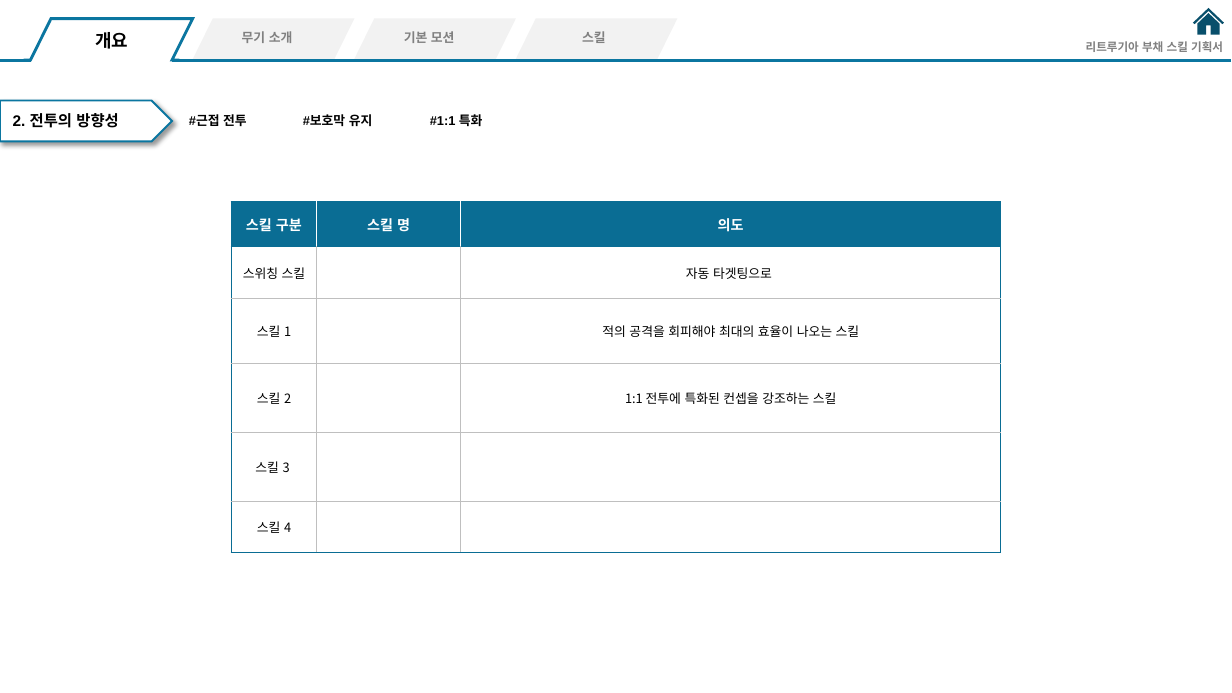
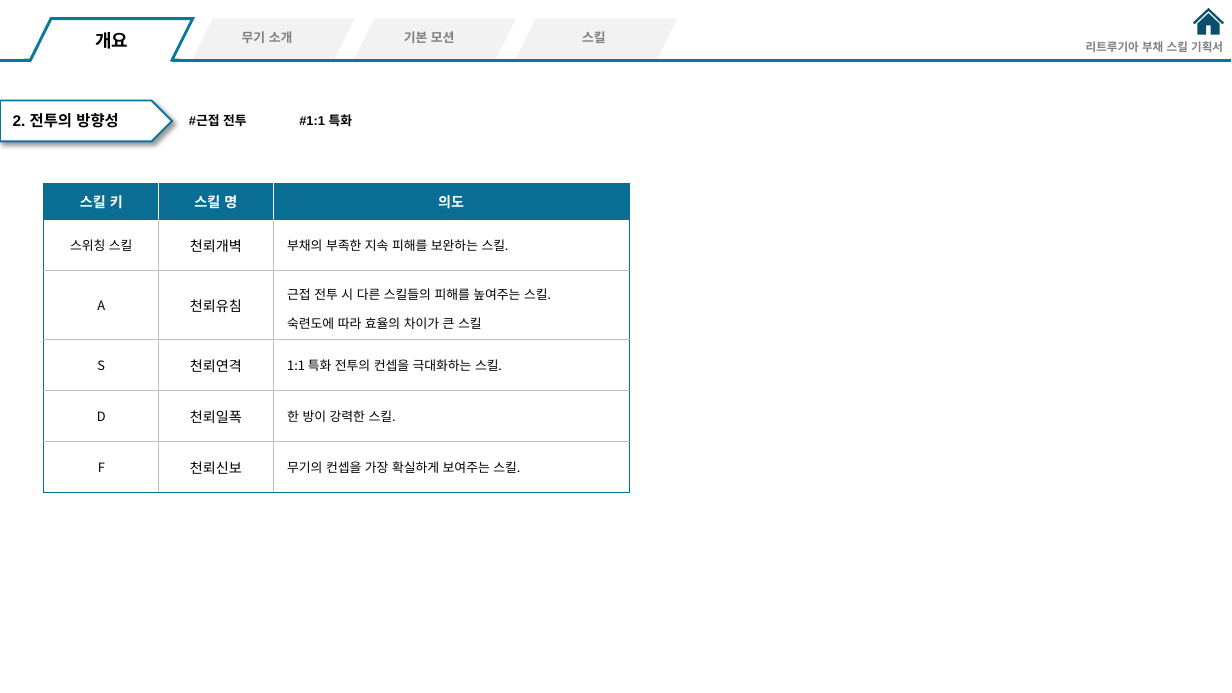
Before and after one commit to hjs0913/GameDesign, a slide deck: slide 4 of 액션&경영 RPG/스킬/리트루기아_부채스킬기획.pptx. Drawn at 1232x693 pixels with LibreOffice and Linux fonts; fonts in the diff are those of the drawing. Boxes give left, top, right and bottom in pixels: in the first picture for what was removed or moved away, otherwise in the second. Text is boxed around its words. In the diff, an @@ line names an element or a change of style, - is before the commit and + after.

Commit message:
부채 전투 방향성

```diff
--- a/액션&경영 RPG/스킬/리트루기아_부채스킬기획.pptx
+++ b/액션&경영 RPG/스킬/리트루기아_부채스킬기획.pptx
@@ text "#1:1 특화": place and size @@
-text "#1:1 특화" at [430, 114, 483, 126]
+text "#1:1 특화" at [299, 114, 353, 126]
@@ text removed at [303, 114, 373, 126] @@
-#보호막 유지
@@ table at [44, 183, 629, 492] @@
-row 1, column 1: 스킬 구분
+row 1, column 1: 스킬 키
-row 2, column 2: 
+row 2, column 2: 천뢰개벽
-row 2, column 3: 자동 타겟팅으로
+row 2, column 3: 부채의 부족한 지속 피해를 보완하는 스킬.
-row 3: 스킬 1 |  | 적의 공격을 회피해야 최대의 효율이 나오는 스킬
+row 3: A | 천뢰유침 | 근접 전투 시 다른 스킬들의 피해를 높여주는 스킬. / 숙련도에 따라 효율의 차이가 큰 스킬
-row 4: 스킬 2 |  | 1:1 전투에 특화된 컨셉을 강조하는 스킬
+row 4: S | 천뢰연격 | 1:1 특화 전투의 컨셉을 극대화하는 스킬.
-row 5: 스킬 3 |  | 
+row 5: D | 천뢰일폭 | 한 방이 강력한 스킬.
-row 6: 스킬 4 |  | 
+row 6: F | 천뢰신보 | 무기의 컨셉을 가장 확실하게 보여주는 스킬.
@@ table: place and size @@
-table at [231, 201, 1002, 553]
+table at [44, 183, 629, 492]
```
Also in this commit, not shown: 3 other slides changed, 1 other file.
